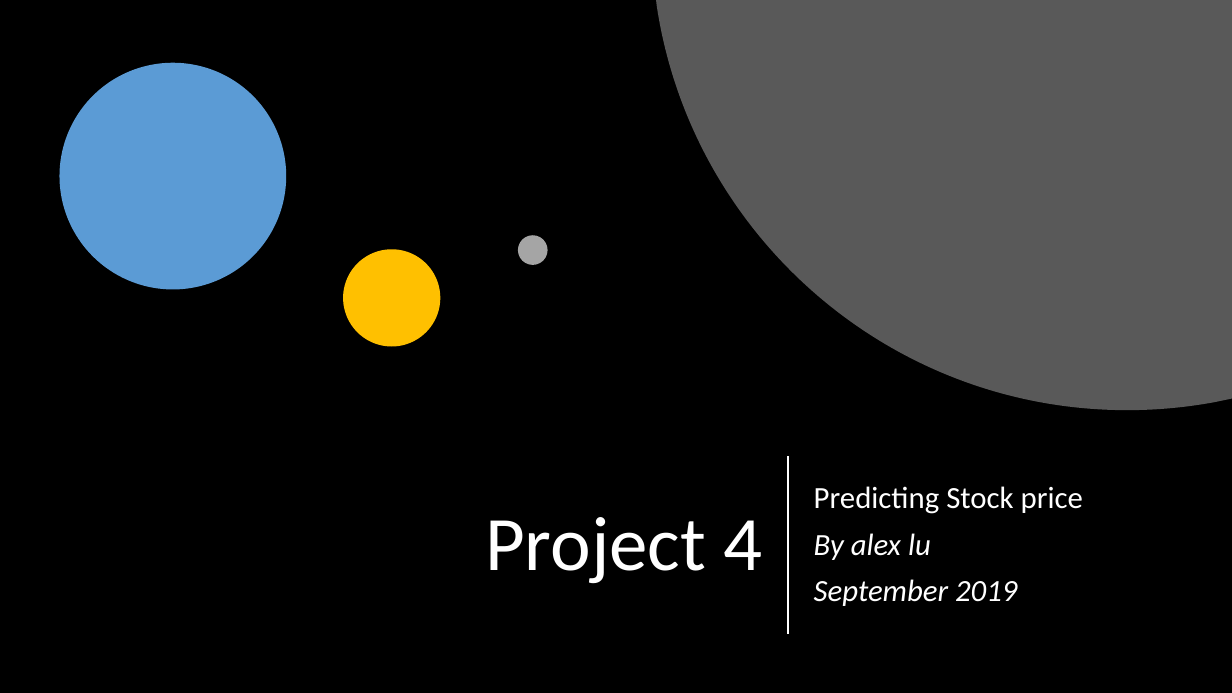
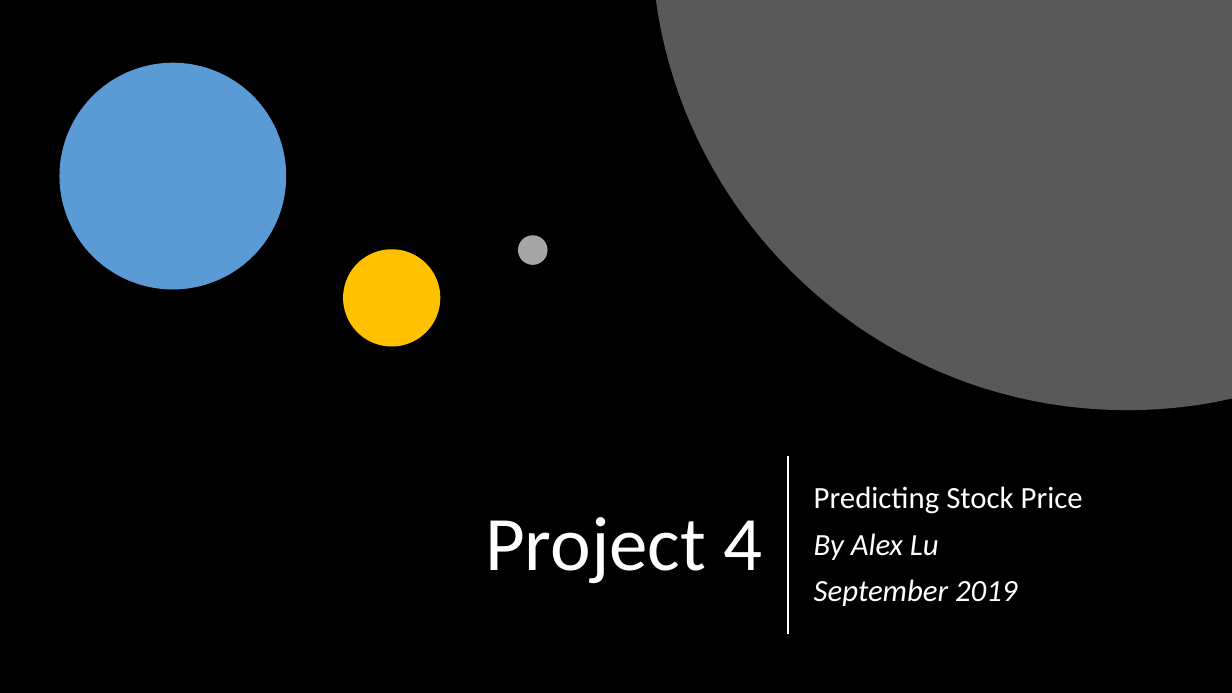
Before and after one commit to alexxlu/Project4, a slide deck: slide 1 of Stock Price prediction.pptx. Drawn at 1232x693 pixels with LibreOffice and Linux fonts; fonts in the diff are those of the drawing. Boxes give left, top, right and bottom in pixels: in the first picture for what was removed or moved away, otherwise in the second. Text is boxed around its words. In the diff, an @@ line names an element or a change of style, - is before the commit and + after.

```diff
--- a/Stock Price prediction.pptx
+++ b/Stock Price prediction.pptx
@@ subtitle at (x1=814, y1=486, x2=1083, y2=560): text changed @@
-Predicting Stock price
-By alex lu
+Predicting Stock Price
+By Alex Lu
```
Also in this commit, not shown: 5 other slides changed, 1 slide added, 4 other files.
